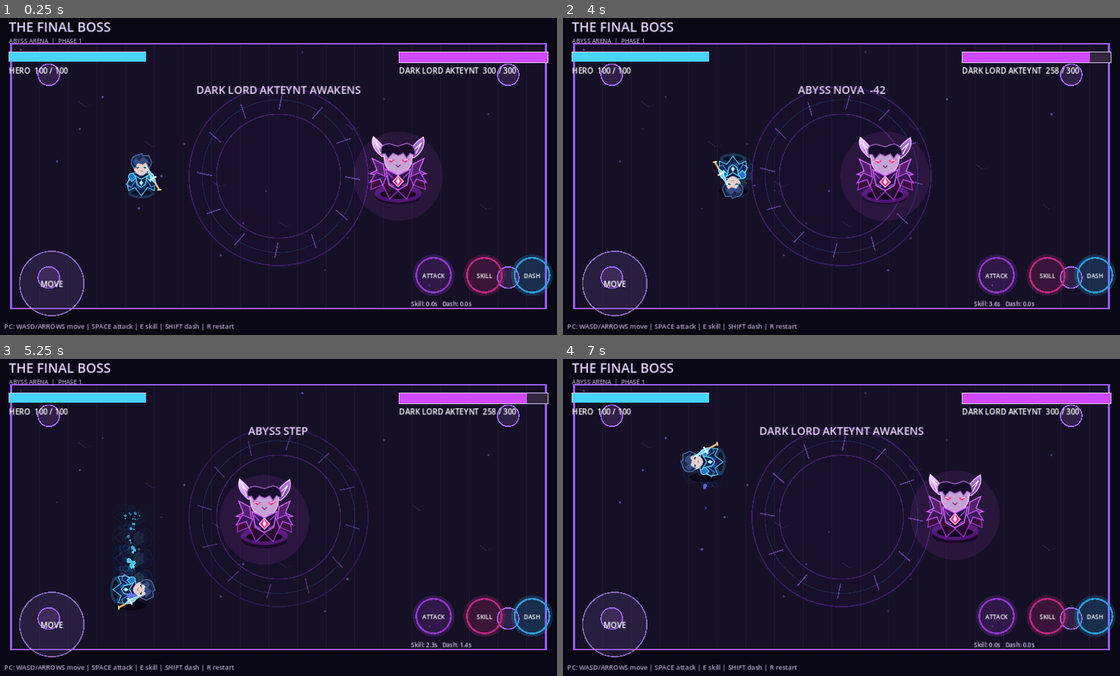
Above: before the commit, frames 1-4 (two rows, left to right).
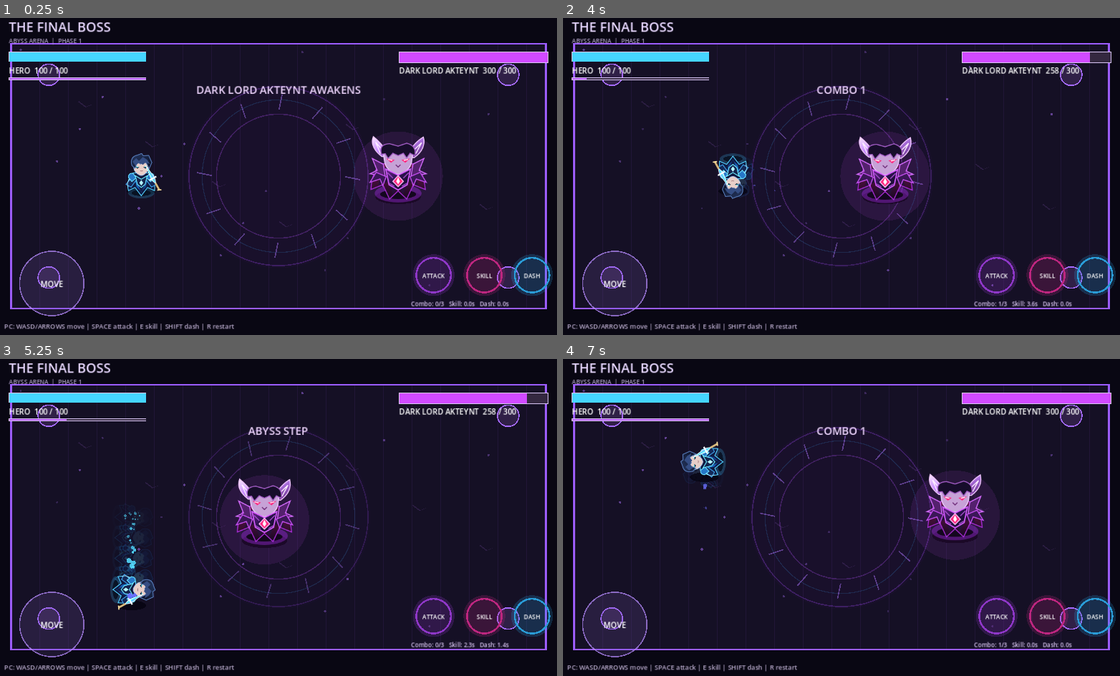
Above: after the commit, the same moments.

Repository: diyorxushvaqtov00-hub/the-final-boss
Game: Godot game, scene res://scenes/main.tscn
The game is run twice, just before and just after one commit, with the same random seed, the same clock (stepped at 60 frames per second) and the same inputs.
Inputs (mouse positions are in pixels of both pictures, inside the frame that each line leads up to):
- Up to frame 1 (0.25 s): no input
- Up to frame 2 (4 s): tap Enter at 0.5 s; move the mouse to (969, 160) at 0.52 s; hold D 0.53-1.25 s; hold Shift 0.53-1.25 s; click (969, 160) at 0.67 s; tap Space at 0.77, 3.77 s; drag from (724, 192) to (813, 239) at 1.27 s; move the mouse to (897, 106) at 2.02 s; hold D 2.03-2.75 s; tap R at 2.1 s; drag from (813, 239) to (668, 128) at 2.77 s; move the mouse to (1014, 224) at 3.52 s; hold A from 3.53 s (still down); hold E from 3.53 s (still down)
- Up to frame 3 (5.25 s): release A at 4.25 s; release E at 4.25 s; drag from (105, 469) to (194, 435) at 4.27 s; move the mouse to (306, 517) at 5.02 s; hold S from 5.03 s (still down); hold Shift from 5.03 s (still down); click (306, 517) at 5.17 s
- Up to frame 4 (7 s): release S at 5.75 s; release Shift at 5.75 s; drag from (757, 435) to (724, 533) at 5.77 s; move the mouse to (969, 501) at 6.52 s; hold W from 6.53 s (still down); tap R at 6.6 s; tap Space at 6.77 s

The runs differ from the first frame. In frame 1, 0.4% of the frame differs, in the area x 1-92%, y 18-91%; in frame 2, 0.6%; in frame 3, 0.4%; in frame 4, 0.9%.

Commit message:
Add three-hit hero combo and phase-two abyss shockwave

Diff:
--- a/scripts/main.gd
+++ b/scripts/main.gd
@@ -48,6 +48,13 @@
 var hero_trail_timer := 0.0
 var footstep_timer := 0.0
 var hero_afterimages: Array[Dictionary] = []
+var combo_step := 0
+var combo_chain_timer := 0.0
+var combo_flash_timer := 0.0
+var boss_wave_timer := 0.0
+var boss_wave_radius := 0.0
+var boss_wave_hit := false
+var boss_wave_cooldown := 0.0
 
 func _process(delta: float) -> void:
 	if game_over:
@@ -58,6 +65,17 @@
 	hero_trail_timer = maxf(0.0, hero_trail_timer - delta)
 	footstep_timer = maxf(0.0, footstep_timer - delta)
 	_update_hero_afterimages(delta)
+	combo_chain_timer = maxf(0.0, combo_chain_timer - delta)
+	combo_flash_timer = maxf(0.0, combo_flash_timer - delta)
+	boss_wave_cooldown = maxf(0.0, boss_wave_cooldown - delta)
+	if combo_chain_timer <= 0.0:
+		combo_step = 0
+	if boss_wave_timer > 0.0:
+		boss_wave_timer = maxf(0.0, boss_wave_timer - delta)
+		boss_wave_radius = (1.0 - boss_wave_timer / 0.72) * 250.0
+		if not boss_wave_hit and absf(player_pos.distance_to(boss_pos) - boss_wave_radius) < 22.0 and dash_timer <= 0.0:
+			boss_wave_hit = true
+			_damage_player(22)
 	attack_cooldown = maxf(0.0, attack_cooldown - delta)
 	skill_cooldown = maxf(0.0, skill_cooldown - delta)
 	hurt_cooldown = maxf(0.0, hurt_cooldown - delta)
@@ -141,6 +159,14 @@
 		message = "AKTEYNT ENTERS ABYSS PHASE"
 		message_time = 1.8
 
+	if phase_two and distance <= 210.0 and boss_wave_cooldown <= 0.0 and boss_wave_timer <= 0.0 and boss_windup <= 0.0:
+		boss_wave_timer = 0.72
+		boss_wave_radius = 0.0
+		boss_wave_hit = false
+		boss_wave_cooldown = 5.5
+		message = "ABYSS SHOCKWAVE! DASH THROUGH THE RING!"
+		message_time = 0.72
+		_spawn_particles(boss_pos, Color("#ff367e"), 14, 110.0)
 	if phase_two and distance > 165.0 and orb_cooldown <= 0.0 and orb_windup <= 0.0:
 		orb_windup = 0.65
 		message = "AKTEYNT SUMMONS AN ABYSS ORB!"
@@ -218,17 +244,25 @@
 func _do_attack() -> void:
 	if attack_cooldown > 0.0 or boss_hp <= 0 or game_over:
 		return
-	attack_cooldown = 0.42
-	slash_timer = 0.20
+	combo_step = (combo_step % 3) + 1 if combo_chain_timer > 0.0 else 1
+	combo_chain_timer = 0.72
+	combo_flash_timer = 0.24
+	attack_cooldown = 0.32 if combo_step == 1 else (0.28 if combo_step == 2 else 0.48)
+	slash_timer = 0.16 if combo_step < 3 else 0.30
 	var to_boss := boss_pos - player_pos
-	if to_boss.length() <= 118.0 and (to_boss.length() < 0.01 or facing.dot(to_boss.normalized()) > -0.25):
-		boss_hp = maxi(0, boss_hp - 18)
-		boss_hit_flash = 0.22
-		_spawn_particles(boss_pos, Color("#9bf3ff"), 18, 190.0)
+	var combo_damage := 12 if combo_step == 1 else (16 if combo_step == 2 else 26)
+	var combo_reach := 118.0 if combo_step < 3 else 142.0
+	if to_boss.length() <= combo_reach and (to_boss.length() < 0.01 or facing.dot(to_boss.normalized()) > -0.25):
+		boss_hp = maxi(0, boss_hp - combo_damage)
+		boss_hit_flash = 0.22 if combo_step < 3 else 0.34
+		_spawn_particles(boss_pos, Color("#9bf3ff") if combo_step < 3 else Color("#ffffff"), 18 if combo_step < 3 else 30, 190.0 if combo_step < 3 else 280.0)
 		hit_flash = 0.18
-		message = "DARK SLASH  -18"
+		message = "COMBO %d  -%d" % [combo_step, combo_damage]
 		message_time = 0.6
 		_check_victory()
+	else:
+		message = "COMBO %d" % combo_step
+		message_time = 0.35
 
 func _do_skill() -> void:
 	if skill_cooldown > 0.0 or boss_hp <= 0 or game_over:
@@ -278,6 +312,13 @@
 	hit_particles.clear()
 	boss_strike_timer = 0.0
 	boss_hit_flash = 0.0
+	combo_step = 0
+	combo_chain_timer = 0.0
+	combo_flash_timer = 0.0
+	boss_wave_timer = 0.0
+	boss_wave_radius = 0.0
+	boss_wave_hit = false
+	boss_wave_cooldown = 0.0
 	arena_time = 0.0
 	hero_trail_timer = 0.0
 	footstep_timer = 0.0
@@ -368,9 +409,15 @@
 		var nova_progress := 1.0 - nova_timer / 0.42
 		draw_circle(player_pos, 230.0 * nova_progress, Color(0.78, 0.20, 1.0, 0.18), true)
 		draw_circle(player_pos, 230.0 * nova_progress, Color(0.88, 0.48, 1.0, 0.8), false, 4.0)
+	if boss_wave_timer > 0.0:
+		var wave_alpha := clampf(boss_wave_timer / 0.72, 0.0, 1.0)
+		draw_circle(boss_pos, 68.0, Color(0.88, 0.12, 0.48, 0.10 + wave_alpha * 0.08), true)
+		draw_arc(boss_pos, boss_wave_radius, 0.0, TAU, 96, Color(1.0, 0.18, 0.58, wave_alpha), 8.0)
+		draw_arc(boss_pos, boss_wave_radius + 8.0, 0.0, TAU, 96, Color(0.70, 0.25, 1.0, wave_alpha * 0.65), 3.0)
 	if slash_timer > 0.0:
-		var slash_progress := slash_timer / 0.20
-		draw_arc(player_pos + facing * 22.0, 48.0 + (1.0 - slash_progress) * 14.0, facing.angle() - 1.15, facing.angle() + 1.15, 22, Color(0.75, 0.93, 1.0, slash_progress), 7.0)
+		var slash_progress := slash_timer / 0.30
+		var slash_color := Color(0.85, 0.96, 1.0, slash_progress) if combo_step < 3 else Color(1.0, 0.45, 0.88, slash_progress)
+		draw_arc(player_pos + facing * 22.0, 48.0 + (1.0 - slash_progress) * 25.0, facing.angle() - (1.15 if combo_step < 3 else 1.45), facing.angle() + (1.15 if combo_step < 3 else 1.45), 24, slash_color, 7.0 if combo_step < 3 else 11.0)
 	# Motion afterimages are drawn behind the hero, strongest during dash.
 	for ghost in hero_afterimages:
 		var ghost_pos: Vector2 = ghost["pos"]
@@ -425,6 +472,7 @@
 	draw_string(ThemeDB.fallback_font, Vector2(28, 47), "ABYSS ARENA  |  PHASE %d" % (2 if boss_hp <= 150 else 1), HORIZONTAL_ALIGNMENT_LEFT, -1, 10, Color("#a89abf"))
 	_draw_bar(Vector2(28, 62), 230.0, 16.0, float(player_hp) / PLAYER_MAX_HP, Color("#45d5ff"))
 	draw_string(ThemeDB.fallback_font, Vector2(28, 98), "HERO  %d / %d" % [player_hp, PLAYER_MAX_HP], HORIZONTAL_ALIGNMENT_LEFT, -1, 13, Color.WHITE)
+	_draw_bar(Vector2(28, 105), 230.0, 4.0, 1.0 - skill_cooldown / 4.0, Color("#b85cff"))
 	_draw_bar(Vector2(screen_size.x - 278, 62), 250.0, 18.0, float(boss_hp) / BOSS_MAX_HP, Color("#d14aff") if boss_hp > 150 else Color("#ff367e"))
 	draw_string(ThemeDB.fallback_font, Vector2(screen_size.x - 278, 98), "DARK LORD AKTEYNT  %d / %d" % [boss_hp, BOSS_MAX_HP], HORIZONTAL_ALIGNMENT_LEFT, -1, 13, Color.WHITE)
 
@@ -437,7 +485,7 @@
 	_draw_button(Vector2(screen_size.x - 220, screen_size.y - 104), "ATTACK", Color("#8e37c7"))
 	_draw_button(Vector2(screen_size.x - 135, screen_size.y - 104), "SKILL", Color("#bd267f"))
 	_draw_button(Vector2(screen_size.x - 55, screen_size.y - 104), "DASH", Color("#2a9bd6"))
-	draw_string(ThemeDB.fallback_font, Vector2(screen_size.x - 258, screen_size.y - 52), "Skill: %.1fs   Dash: %.1fs" % [skill_cooldown, dash_cooldown], HORIZONTAL_ALIGNMENT_LEFT, 250, 10, Color("#d7c4ef"))
+	draw_string(ThemeDB.fallback_font, Vector2(screen_size.x - 258, screen_size.y - 52), "Combo: %d/3   Skill: %.1fs   Dash: %.1fs" % [combo_step, skill_cooldown, dash_cooldown], HORIZONTAL_ALIGNMENT_LEFT, 300, 10, Color("#d7c4ef"))
 	draw_string(ThemeDB.fallback_font, Vector2(20, screen_size.y - 14), "PC: WASD/ARROWS move | SPACE attack | E skill | SHIFT dash | R restart", HORIZONTAL_ALIGNMENT_LEFT, -1, 11, Color("#b6a8c9"))
 
 	if game_over:
